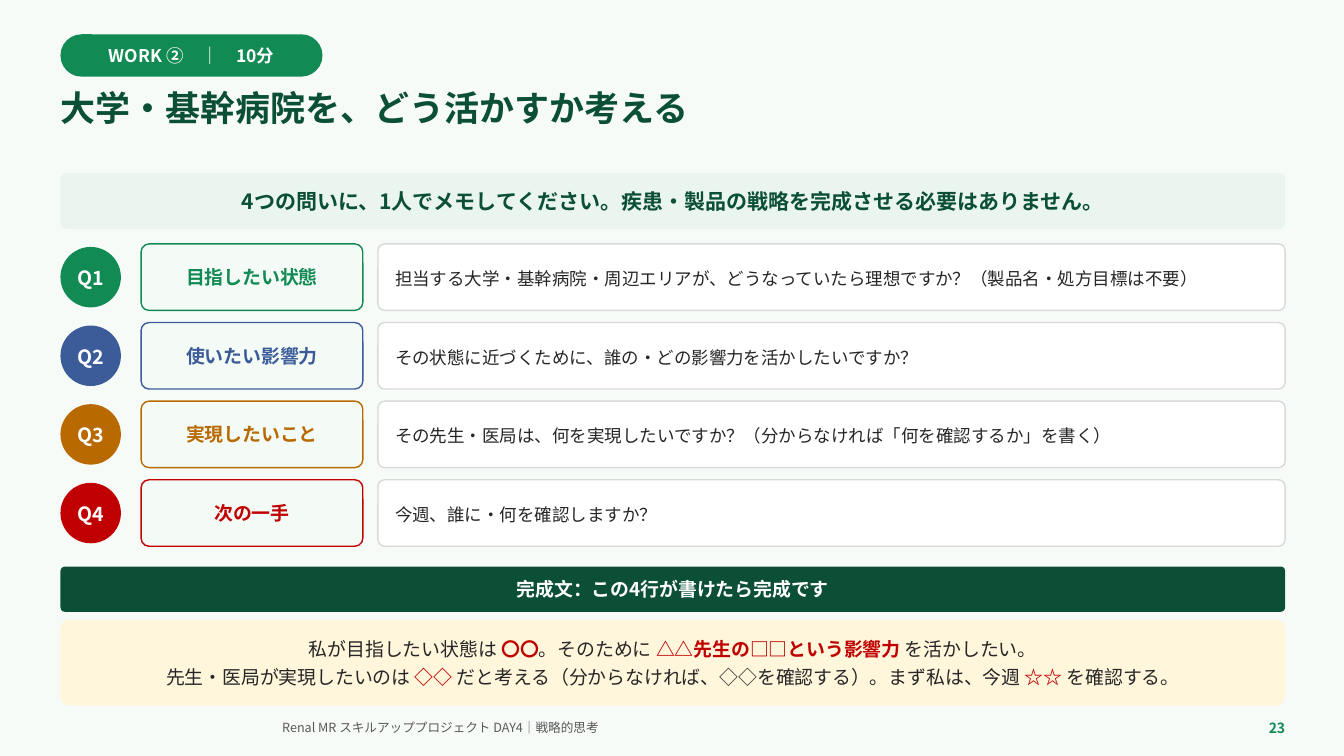
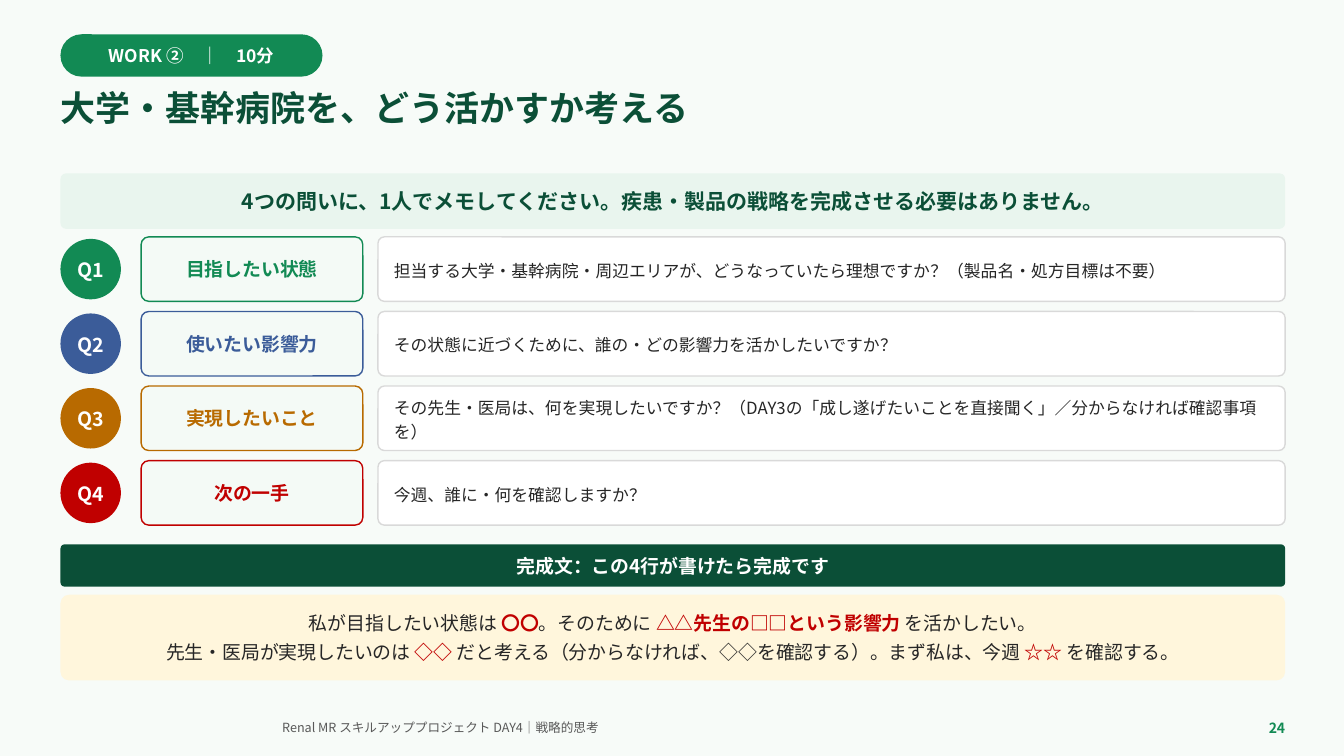
Before and after one commit to TAKUYA-1187/Claude, a slide deck: slide 24 of novartis_training/DAY4_ちょっと分かるだけで世界が変わる.pptx (slide 23 before the commit). Drawn at 1344x756 pixels with LibreOffice and Linux fonts; fonts in the diff are those of the drawing; background and template pictures are left out. Boxes give left, top, right and bottom in pixels: in the first picture for what was removed or moved away, otherwise in the second. Text is boxed around its words. In the diff, an @@ line names an element or a change of style, - is before the commit and + after.

```diff
--- a/novartis_training/DAY4_ちょっと分かるだけで世界が変わる.pptx
+++ b/novartis_training/DAY4_ちょっと分かるだけで世界が変わる.pptx
@@ rounded rectangle "目指したい状態": place and size @@
-rounded rectangle "目指したい状態" at box(141, 244, 363, 311)
+rounded rectangle "目指したい状態" at box(141, 237, 363, 301)
@@ rounded rectangle "担当する大学・基幹病院・周辺エリアが、どうなっていたら理想ですか？（製品名・処方目標は不要）": place and size @@
-rounded rectangle "担当する大学・基幹病院・周辺エリアが、どうなっていたら理想ですか？（製品名・処方目標は不要）" at box(378, 244, 1286, 311)
+rounded rectangle "担当する大学・基幹病院・周辺エリアが、どうなっていたら理想ですか？（製品名・処方目標は不要）" at box(378, 237, 1286, 301)
@@ 2 ellipses, 2 rounded rectangles: place and size @@
-2 ellipses, 2 rounded rectangles at box(60, 247, 1286, 389)
+2 ellipses, 2 rounded rectangles at box(60, 239, 1286, 376)
@@ 2 rounded rectangles, 1 ellipse: place and size @@
-2 rounded rectangles, 1 ellipse at box(60, 401, 1286, 468)
+2 rounded rectangles, 1 ellipse at box(60, 386, 1286, 451)
@@ text in rounded rectangle at box(394, 400, 1256, 440): text changed; size 12.5 to 12 pt @@
-その先生・医局は、何を実現したいですか？（分からなければ「何を確認するか」を書く）
+その先生・医局は、何を実現したいですか？（DAY3の「成し遂げたいことを直接聞く」／分からなければ確認事項を）
@@ 2 rounded rectangles, 1 ellipse: place and size @@
-2 rounded rectangles, 1 ellipse at box(60, 480, 1286, 546)
+2 rounded rectangles, 1 ellipse at box(60, 461, 1286, 525)
@@ size 12.5 to 12 pt in 3 elements at box(378, 237, 1286, 301), box(378, 312, 1286, 376), box(378, 461, 1286, 525) @@
@@ rounded rectangle "完成文：この4行が書けたら完成です": place and size @@
-rounded rectangle "完成文：この4行が書けたら完成です" at box(60, 567, 1286, 612)
+rounded rectangle "完成文：この4行が書けたら完成です" at box(60, 544, 1286, 587)
@@ rounded rectangle "私が目指したい状態は 〇〇。そのために △△先生の□□という影響力 を活かしたい。": place and size @@
-rounded rectangle "私が目指したい状態は 〇〇。そのために △△先生の□□という影響力 を活かしたい。" at box(60, 620, 1286, 706)
+rounded rectangle "私が目指したい状態は 〇〇。そのために △△先生の□□という影響力 を活かしたい。" at box(60, 595, 1286, 681)
@@ text at box(1269, 722, 1285, 733): text changed @@
-23
+24
```
Also in this commit, not shown: 14 other slides changed, 1 slide added, 2 other files.
